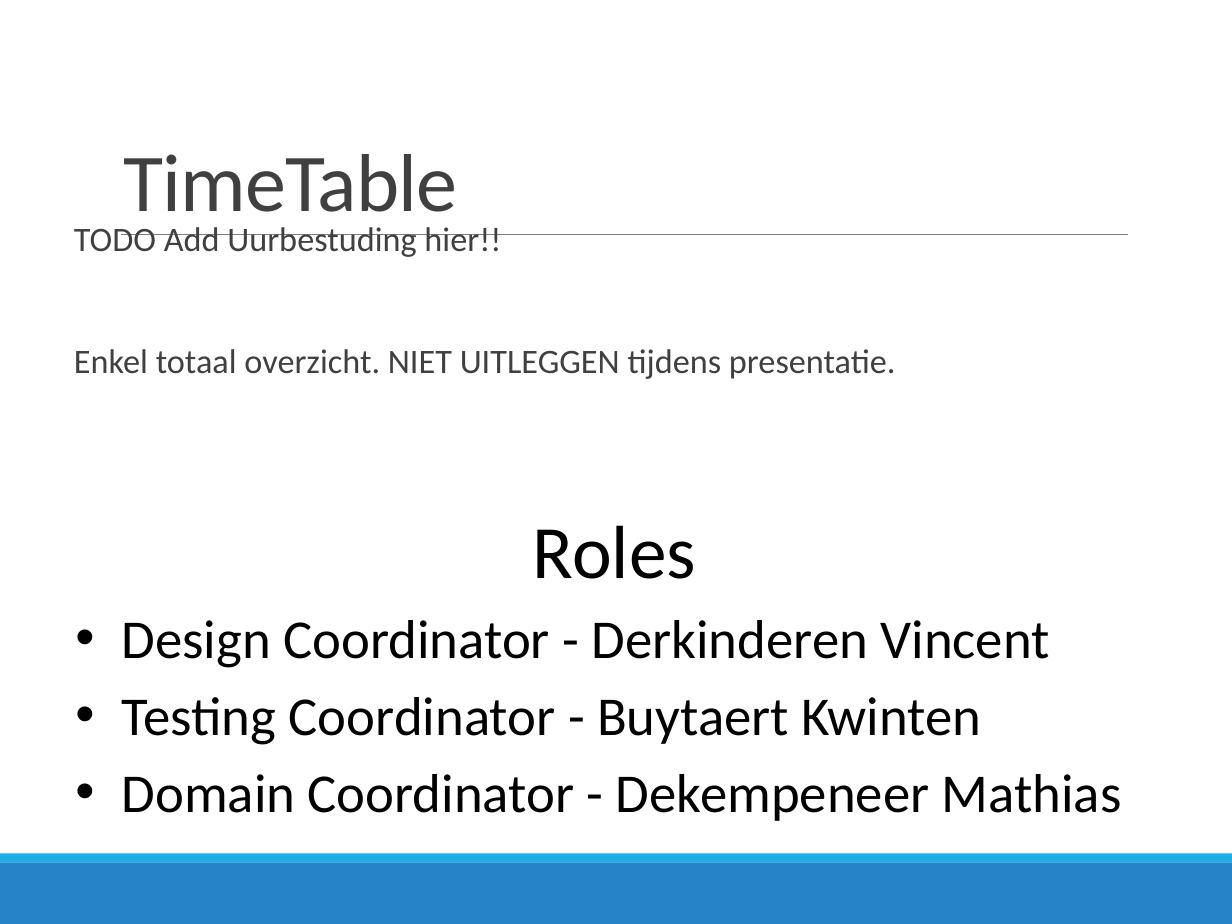
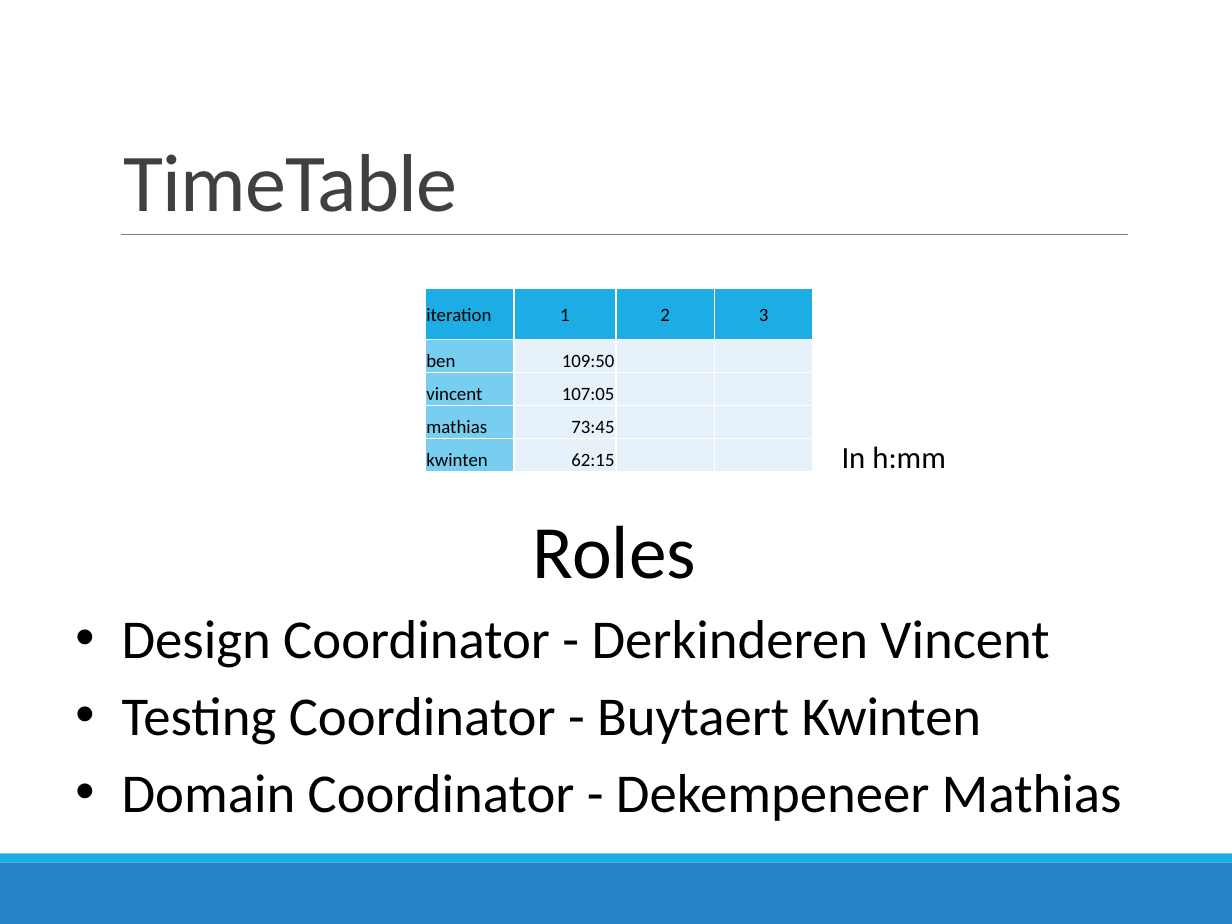
Before and after one commit to BenGoethuys/SwOp-Group03, a slide deck: slide 13 of Iteratie 1/PresentatieIteratie1Group03.pptx. Drawn at 1232x924 pixels with LibreOffice and Linux fonts; fonts in the diff are those of the drawing. Boxes give left, top, right and bottom in pixels: in the first picture for what was removed or moved away, otherwise in the second. Text is boxed around its words. In the diff, an @@ line names an element or a change of style, - is before the commit and + after.

Commit message:
Added timetable to ppt

```diff
--- a/Iteratie 1/PresentatieIteratie1Group03.pptx
+++ b/Iteratie 1/PresentatieIteratie1Group03.pptx
@@ text removed at [74,227,896,379] @@
-  TODO Add Uurbestuding hier!!
-  Enkel totaal overzicht. NIET UITLEGGEN tijdens presentatie.
@@ table added at [425,288,813,476], 5 rows, 4 columns @@
+iteration | 1 | 2 | 3
+ben | 109:50 |  | 
+vincent | 107:05 |  | 
+mathias | 73:45 |  | 
+kwinten | 62:15 |  | 
@@ text added at [842,446,946,469], 18 pt, text #000000 @@
+In h:mm
```
Also in this commit, not shown: 1 other file.
